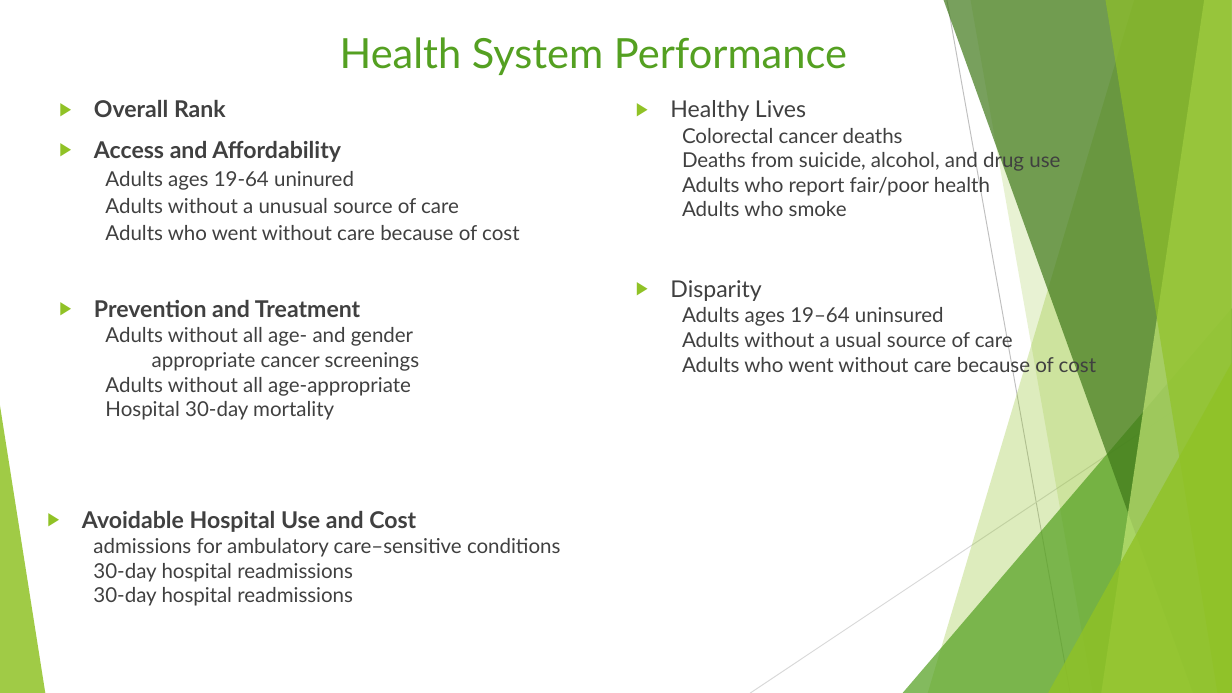
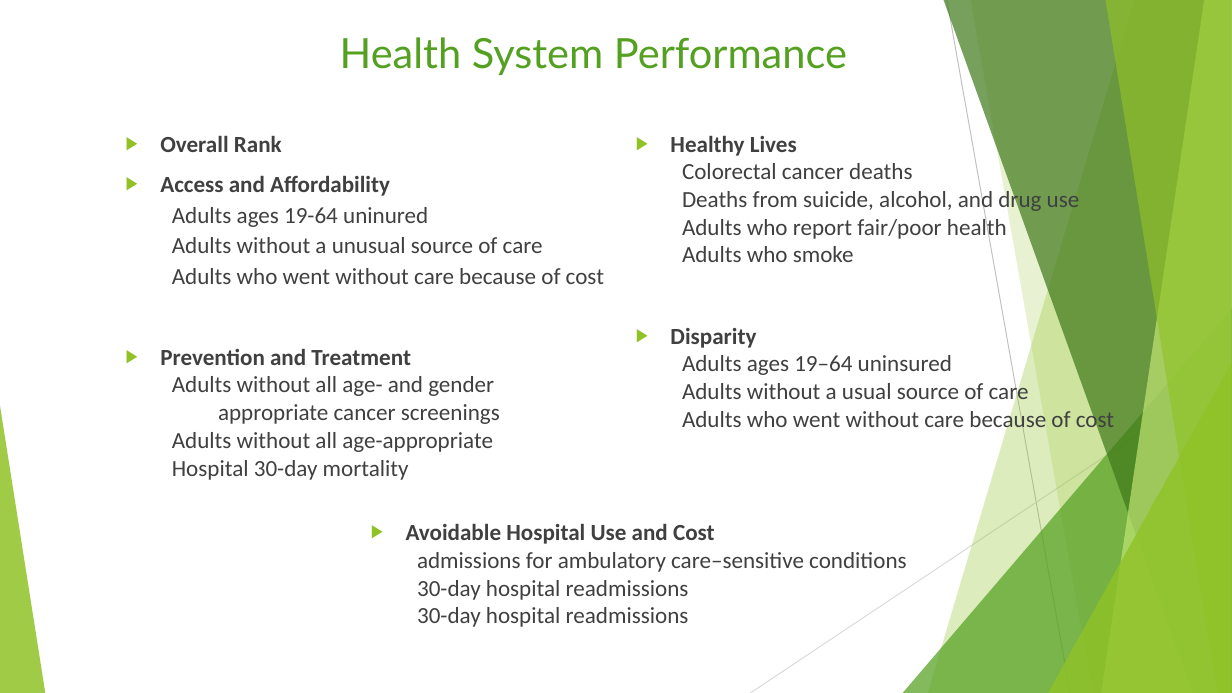
Before and after one commit to TedMur/SnakeBait, a slide deck: slide 13 of SnakeBitePresentation.pptx (slide 12 before the commit). Drawn at 1232x693 pixels with LibreOffice and Linux fonts; fonts in the diff are those of the drawing. Boxes give left, top, right and bottom in pixels: in the first picture for what was removed or moved away, otherwise in the second. Text is boxed around its words. In the diff, an @@ line names an element or a change of style, - is before the commit and + after.

```diff
--- a/SnakeBitePresentation.pptx
+++ b/SnakeBitePresentation.pptx
@@ text "Overall Rank": place and size @@
-text "Overall Rank" at [94, 100, 519, 420]
+text "Overall Rank" at [160, 136, 604, 480]
@@ text "Overall Rank" at [160, 136, 604, 480]: font Lato to Calibri; size 16 to 18 pt in "Adults ages 19-64 uninured", "Adults without a unusual source of care", "Adults who went without care because of ...", "Adults without all age- and gender" and 3 more places @@
@@ text "Healthy Lives": place and size @@
-text "Healthy Lives" at [670, 128, 1096, 377]
+text "Healthy Lives" at [670, 136, 1114, 433]
@@ text "Healthy Lives" at [670, 136, 1114, 433]: font Lato to Calibri, size 16 to 18 pt; bold on in "Healthy Lives", "Disparity" @@
@@ text "Avoidable Hospital Use and Cost": place and size @@
-text "Avoidable Hospital Use and Cost" at [82, 511, 560, 606]
+text "Avoidable Hospital Use and Cost" at [406, 524, 906, 627]
@@ text "Avoidable Hospital Use and Cost" at [406, 524, 906, 627]: font Lato to Calibri; size 16 to 18 pt in "admissions for ambulatory care–sensitive conditions", "30-day hospital readmissions", "30-day hospital readmissions" @@
```
Also in this commit, not shown: 9 other slides changed.
